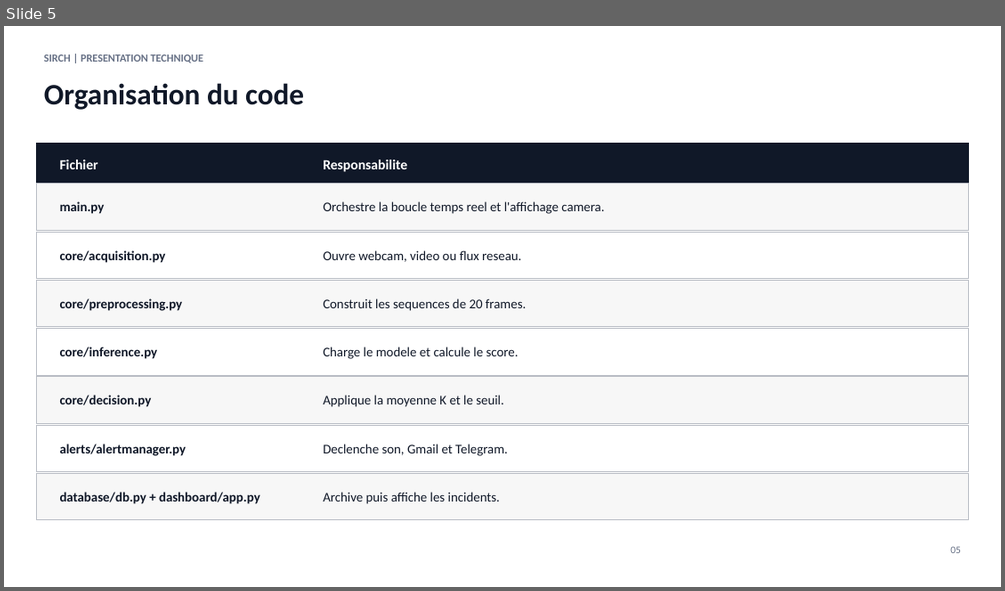
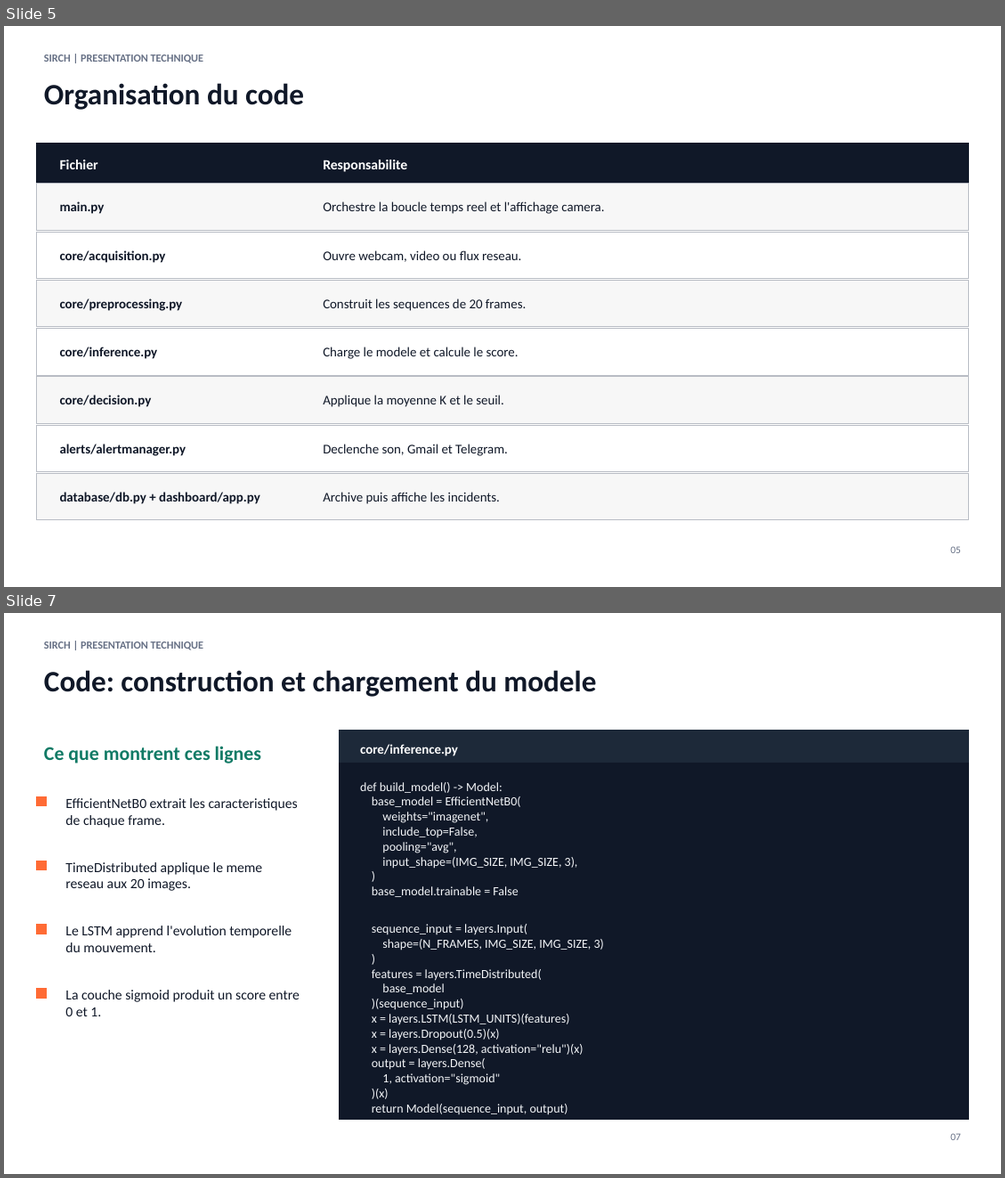
Before and after one commit to Ertual/SIRCH-, a slide deck: docs/presentation_technique_SIRCH.pptx. Shown one above the other, each under a label of ours: slide 5 before the commit, slides 5 and 7 after it; the slides between them are not shown. The pictures are 1005x591 and 1005x1178 pixels, drawn with LibreOffice and Linux fonts; fonts in the diff are those of the drawing. Boxes give left, top, right and bottom in pixels: in the first picture for what was removed or moved away, otherwise in the second. Text is boxed around its words. In the diff, an @@ line names an element or a change of style, - is before the commit and + after.

Commit message:
SIRCH - ajouter les apercus de code a la presentation

```diff
--- a/docs/presentation_technique_SIRCH.pptx
+++ b/docs/presentation_technique_SIRCH.pptx
@@ slide 7 added at (x1=4, y1=613, x2=1001, y2=1174), background #FFFFFF @@
@@ text added at (x1=44, y1=641, x2=203, y2=650), 10.5 pt, text #667085, bold @@
+SIRCH | PRESENTATION TECHNIQUE
@@ text added at (x1=44, y1=670, x2=596, y2=697), 28.5 pt, text #101828, bold @@
+Code: construction et chargement du modele
@@ text added at (x1=44, y1=746, x2=261, y2=763), 18.8 pt, text #117A65, bold @@
+Ce que montrent ces lignes
@@ rectangle added at (x1=339, y1=730, x2=969, y2=1119), fill #101828, outline #101828 0 pt @@
@@ rectangle added at (x1=339, y1=730, x2=969, y2=763), fill #1D2939, outline #1D2939 0 pt @@
@@ text added at (x1=360, y1=744, x2=458, y2=756), 12.8 pt, text #FFFFFF, bold @@
+core/inference.py
@@ rectangle added at (x1=37, y1=797, x2=46, y2=806), fill #FF6B35, outline #FF6B35 0 pt @@
@@ text added at (x1=65, y1=798, x2=298, y2=827), 13.5 pt, text #101828 @@
+EfficientNetB0 extrait les caracteristiques de chaque frame.
@@ text added at (x1=360, y1=782, x2=604, y2=1115), 12 pt, text #F2F4F7 @@
+def build_model() -> Model:
+base_model = EfficientNetB0(
+weights="imagenet",
+include_top=False,
+pooling="avg",
+input_shape=(IMG_SIZE, IMG_SIZE, 3),
+)
+base_model.trainable = False
+sequence_input = layers.Input(
+shape=(N_FRAMES, IMG_SIZE, IMG_SIZE, 3)
+)
+features = layers.TimeDistributed(
+base_model
+)(sequence_input)
+x = layers.LSTM(LSTM_UNITS)(features)
+x = layers.Dropout(0.5)(x)
+x = layers.Dense(128, activation="relu")(x)
+output = layers.Dense(
+1, activation="sigmoid"
+)(x)
+return Model(sequence_input, output)
@@ rectangle added at (x1=37, y1=860, x2=46, y2=869), fill #FF6B35, outline #FF6B35 0 pt @@
@@ text added at (x1=65, y1=862, x2=263, y2=891), 13.5 pt, text #101828 @@
+TimeDistributed applique le meme reseau aux 20 images.
@@ rectangle added at (x1=37, y1=925, x2=46, y2=933), fill #FF6B35, outline #FF6B35 0 pt @@
@@ text added at (x1=65, y1=925, x2=291, y2=952), 13.5 pt, text #101828 @@
+Le LSTM apprend l'evolution temporelle du mouvement.
@@ rectangle added at (x1=37, y1=989, x2=46, y2=997), fill #FF6B35, outline #FF6B35 0 pt @@
@@ text added at (x1=65, y1=989, x2=299, y2=1016), 13.5 pt, text #101828 @@
+La couche sigmoid produit un score entre 0 et 1.
@@ text added at (x1=950, y1=1133, x2=961, y2=1140), 9.8 pt, text #667085 @@
+07
```
Also in this commit, not shown: 6 slides changed, 5 other slides added, 4 other files.
